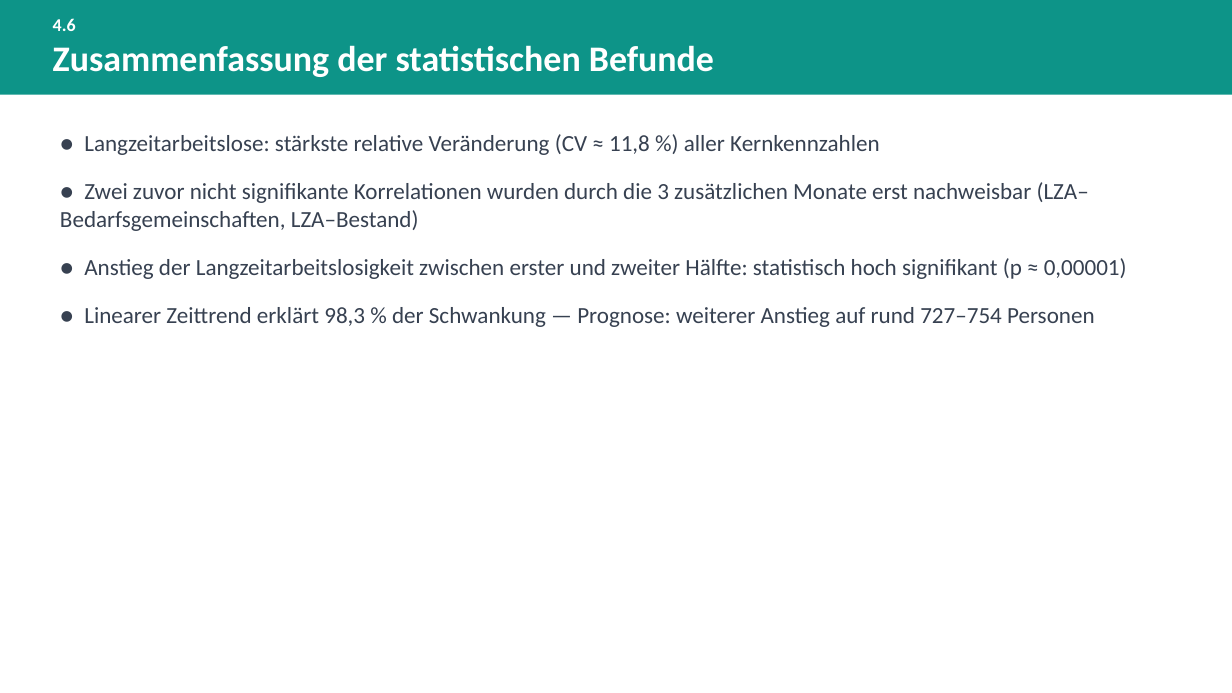
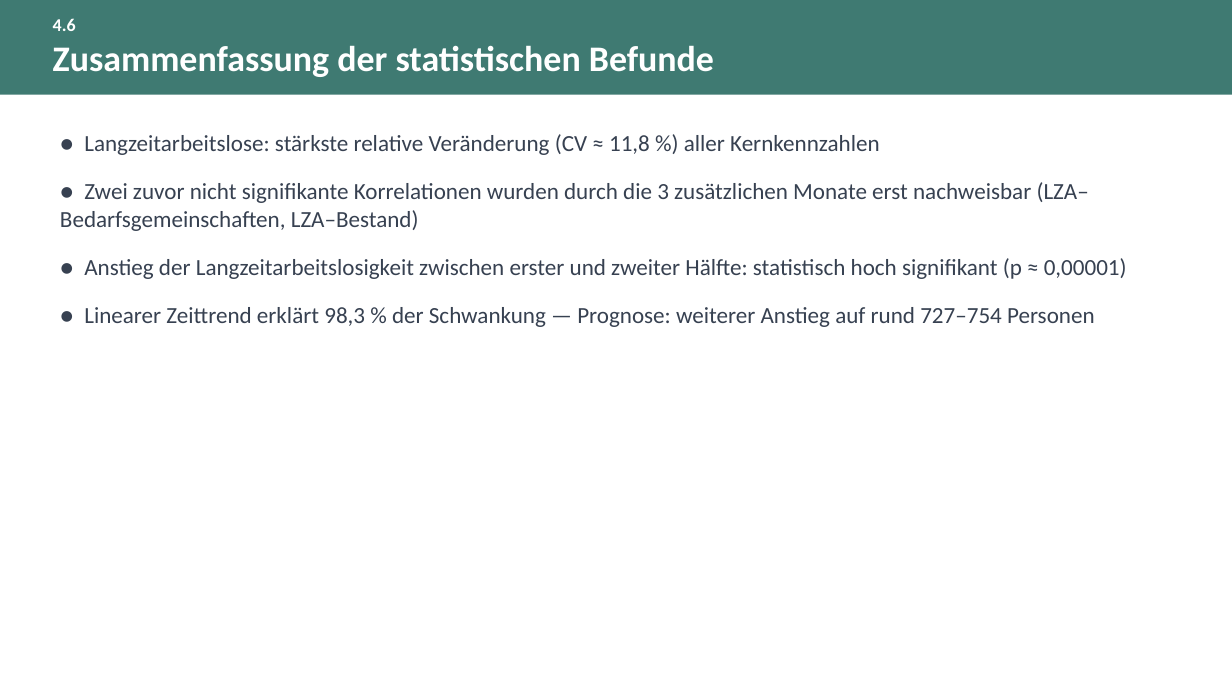
Before and after one commit to eufunk/arbeitsmarkt-regensburg, a slide deck: slide 26 of Dok/Projektpraesentation.pptx. Drawn at 1232x693 pixels with LibreOffice and Linux fonts; fonts in the diff are those of the drawing. Boxes give left, top, right and bottom in pixels: in the first picture for what was removed or moved away, otherwise in the second. Text is boxed around its words. In the diff, an @@ line names an element or a change of style, - is before the commit and + after.

```diff
--- a/Dok/Projektpraesentation.pptx
+++ b/Dok/Projektpraesentation.pptx
@@ rectangle at (0, 0, 1232, 94): fill #0D9488 to #3F7A72 @@
```
Also in this commit, not shown: 29 other slides changed, 35 slides added, 23 other files.
